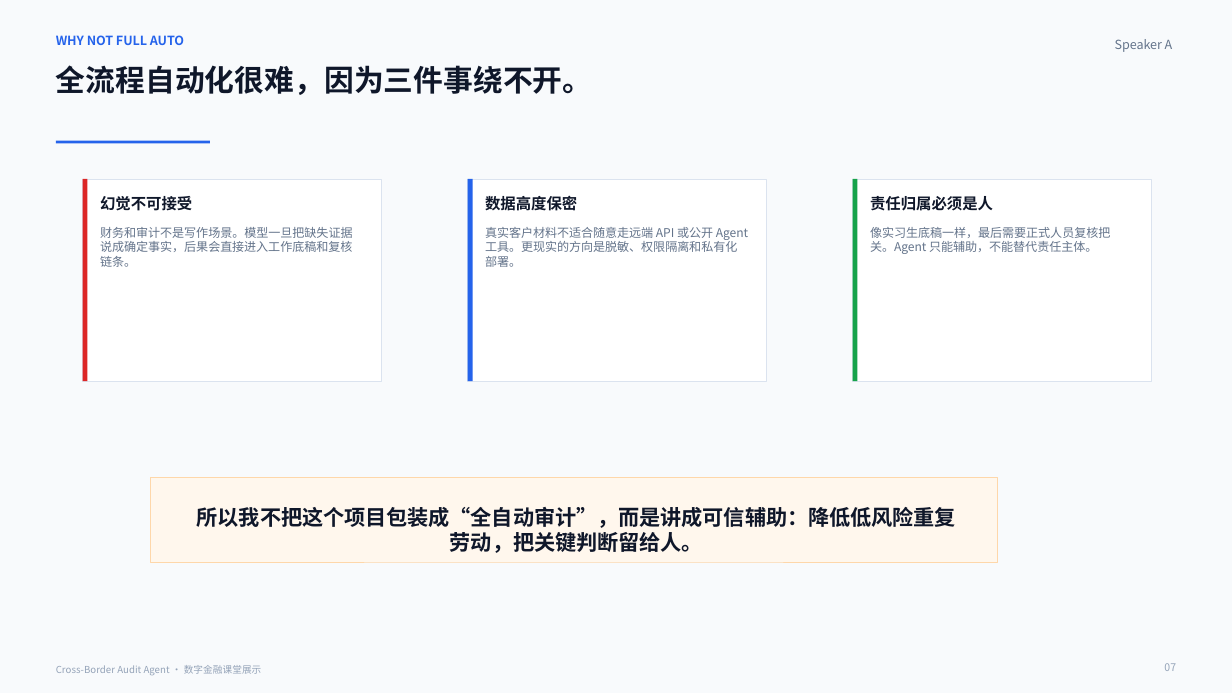
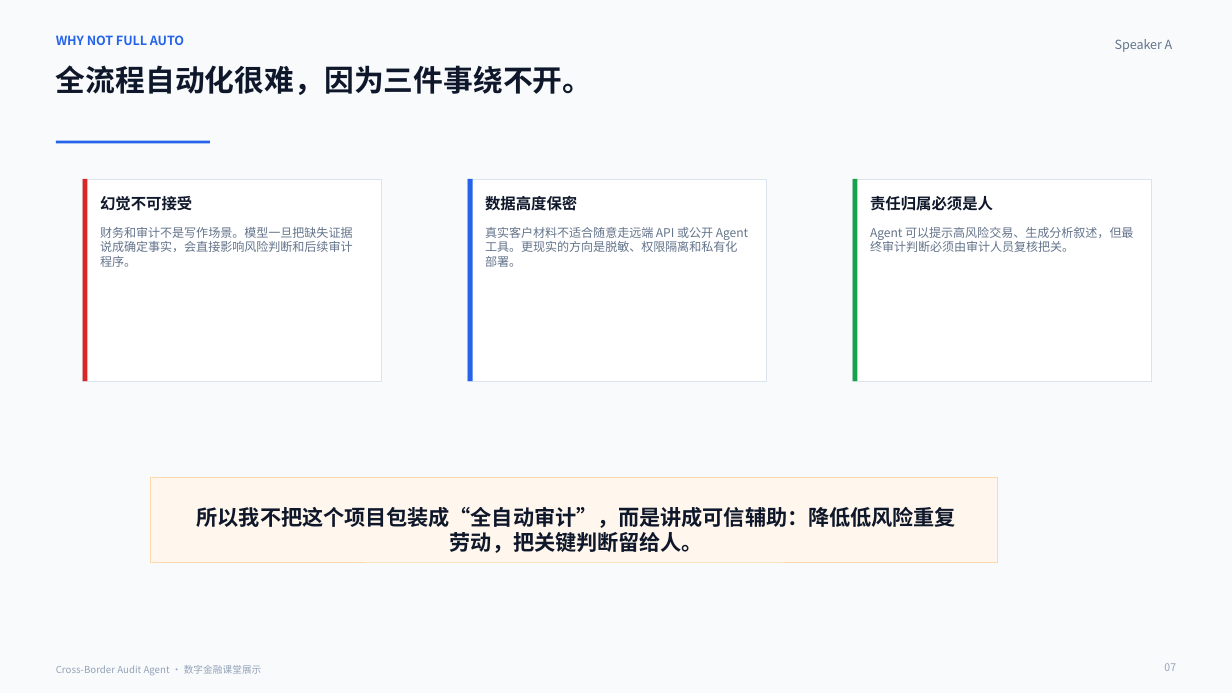
Before and after one commit to wangzichang224-design/cross_border_audit_agent, a slide deck: slide 7 of deliverables/cross-border-audit-agent-class-demo.pptx. Drawn at 1232x693 pixels with LibreOffice and Linux fonts; fonts in the diff are those of the drawing. Boxes give left, top, right and bottom in pixels: in the first picture for what was removed or moved away, otherwise in the second. Text is boxed around its words. In the diff, an @@ line names an element or a change of style, - is before the commit and + after.

```diff
--- a/deliverables/cross-border-audit-agent-class-demo.pptx
+++ b/deliverables/cross-border-audit-agent-class-demo.pptx
@@ text at (x1=100, y1=227, x2=353, y2=267): text changed @@
-财务和审计不是写作场景。模型一旦把缺失证据说成确定事实，后果会直接进入工作底稿和复核链条。
+财务和审计不是写作场景。模型一旦把缺失证据说成确定事实，会直接影响风险判断和后续审计程序。
@@ text at (x1=870, y1=227, x2=1133, y2=252): text changed @@
-像实习生底稿一样，最后需要正式人员复核把关。Agent 只能辅助，不能替代责任主体。
+Agent 可以提示高风险交易、生成分析叙述，但最终审计判断必须由审计人员复核把关。
```
Also in this commit, not shown: 8 other slides changed, 13 other files.
